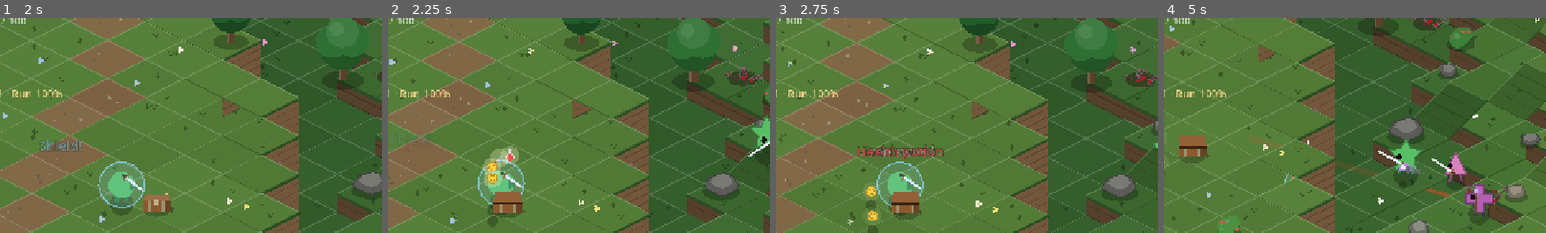
Above: before the commit, frames 1-4 (left to right).
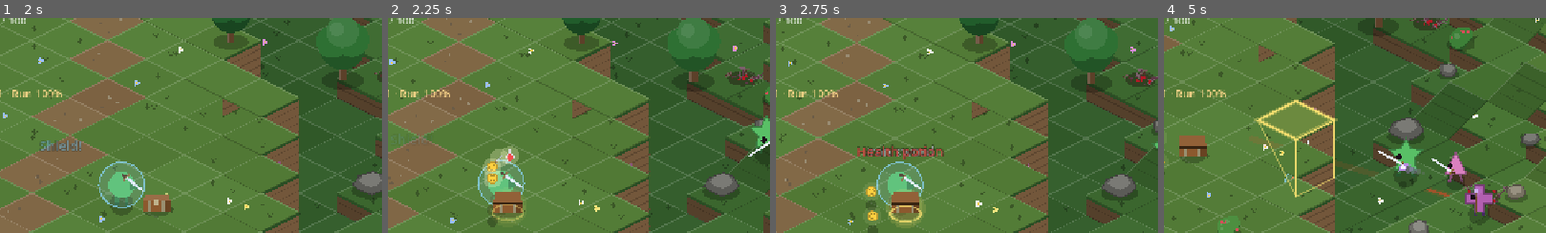
Above: after the commit, the same moments.

Repository: fdamore1984/gobelino-game
Game: Godot game, scene res://scenes/menu.tscn
The game is run twice, just before and just after one commit, with the same random seed, the same clock (stepped at 60 frames per second) and the same inputs.
Inputs (mouse positions are % of the whole screen's width and height, from its top left):
- Up to frame 1 (2 s): click "Start" at 0.5 s; tap Enter (ui_accept) at 1.25 s; move the mouse to (72, 45) at 1.27 s; hold D (move_right) from 1.28 s (still down); tap J (attack) at 1.35 s; click (72, 45) at 1.42 s; tap F (jump) at 1.52 s; tap R (shield) at 1.55 s
- Up to frame 2 (2.25 s): release D (move_right) at 2 s; drag from (30, 55) to (45, 70) at 2.02 s
- Up to frame 3 (2.75 s): no input
- Up to frame 4 (5 s): move the mouse to (60, 28) at 2.77 s; hold D (move_right) 2.78-3.5 s; tap J (attack) at 2.85 s; tap R (shield) at 3.05, 4.55 s; drag from (45, 70) to (20, 35) at 3.52 s; move the mouse to (80, 65) at 4.27 s; hold A (move_left) from 4.28 s (still down); hold L (heavy_attack) from 4.28 s (still down); tap F (jump) at 4.52 s
The pictures show only the part of the screen within x 33-83%, y 9-59%; the shares and areas given below are measured in that part.

Frame 1 is identical in both runs. In frame 2, 0.4% of the frame differs, in the area x 26-36%, y 80-96%; in frame 3, 0.5%; in frame 4, 2.7%, in the area x 23-46%, y 37-84%.

Commit message:
Feedback dell'impatto e delle collisioni
- Colpo a segno: fermo di circa 0,1 s (di più per i colpi potenti e
  carichi), scintilla nel punto di contatto (scripts/hit_spark.gd) e
  spinta all'indietro del nemico un po' più marcata.
- Collisioni: l'ostacolo solido contro cui il giocatore sbatte si illumina
  (bagliore e anello alla base); il blocco di terreno troppo alto da
  salire mostra un contorno luminoso. Dura per tutto il contatto.
- README e pagina itch.io aggiornati.

Co-Authored-By: Claude Opus 5.5 <noreply@anthropic.com>
Claude-Session: https://claude.ai/code/session_01RZiywFjVqLoW3b1UN9Ro6e

Diff:
--- a/scripts/enemy.gd
+++ b/scripts/enemy.gd
@@ -25,7 +25,7 @@
 const SHARD_COUNT := 7
 const LEASH_RANGE := 700.0
 const SEPARATION_RANGE := 60.0
-const KNOCKBACK := 260.0
+const KNOCKBACK := 320.0
 const HEAVY_KNOCKBACK_FACTOR := 1.6
 
 ## Ogni tanto cambia verso di rotazione o fa uno scatto laterale.
--- /dev/null
+++ b/scripts/hit_spark.gd
@@ -0,0 +1,46 @@
+class_name HitSpark
+extends Node2D
+## Scintilla nel punto in cui un colpo raggiunge il nemico: un lampo e dei
+## raggi che si allargano e svaniscono. Segue il tempo di gioco, quindi
+## durante il fermo dell'impatto resta "congelata" sul colpo.
+
+const LIFETIME := 0.22
+const RAYS := 8
+
+## Altezza sullo schermo del punto colpito (terreno + corpo del nemico).
+var lift := 0.0
+var size := 22.0
+var color := Color(1.0, 0.95, 0.7)
+
+var _age := 0.0
+
+
+## Crea la scintilla in at (posizione a terra) alzata di lift.
+static func spawn(parent: Node, at: Vector2, at_lift: float, spark_size: float, spark_color: Color) -> void:
+	var spark := HitSpark.new()
+	spark.position = at
+	spark.lift = at_lift
+	spark.size = spark_size
+	spark.color = spark_color
+	spark.z_index = 10
+	spark.physics_interpolation_mode = Node.PHYSICS_INTERPOLATION_MODE_OFF
+	parent.add_child(spark)
+
+
+func _process(delta: float) -> void:
+	_age += delta
+	if _age >= LIFETIME:
+		queue_free()
+	queue_redraw()
+
+
+func _draw() -> void:
+	var t := _age / LIFETIME
+	var center := Vector2(0, -lift)
+	# Lampo al centro che si spegne subito, raggi che si allungano.
+	draw_circle(center, size * 0.6 * (1.0 - t), Color(1, 1, 1, 0.9 * (1.0 - t)))
+	for i in RAYS:
+		var direction := Vector2.from_angle(TAU * i / RAYS + 0.3)
+		var inner := size * (0.3 + 0.6 * t)
+		var outer := size * ((1.0 if i % 2 == 0 else 0.7) + 0.6 * t)
+		draw_line(center + direction * inner, center + direction * outer, Color(color, 1.0 - t), maxf(4.5 * (1.0 - t), 1.5))
--- a/scripts/obstacle.gd
+++ b/scripts/obstacle.gd
@@ -15,6 +15,10 @@
 var _variant := 0
 var _canopy_alpha := 1.0
 var _opened := false
+## Contatto con il giocatore: per questo tempo l'ostacolo si illumina.
+var _contact := 0.0
+const CONTACT_HOLD := 0.15
+const COLOR_CONTACT := Color(1.0, 0.9, 0.45)
 ## Altezza del terreno sotto l'ostacolo.
 var _lift := 0.0
 
@@ -32,7 +36,19 @@
 	set_process(type_id in ["tree", "totem", "chest"])
 
 
-func _process(_delta: float) -> void:
+## Il giocatore ci sta sbattendo contro: si illumina finché dura il contatto.
+func flash_contact() -> void:
+	_contact = CONTACT_HOLD
+	set_process(true)
+	queue_redraw()
+
+
+func _process(delta: float) -> void:
+	if _contact > 0.0:
+		_contact -= delta
+		queue_redraw()
+		if _contact <= 0.0 and type_id not in ["tree", "totem", "chest"]:
+			set_process(false)
 	if type_id == "totem":
 		queue_redraw()
 		return
@@ -70,6 +86,8 @@
 	var rng := RandomNumberGenerator.new()
 	rng.seed = _variant
 	draw_set_transform(Vector2(0, -_lift))
+	if _contact > 0.0:
+		_draw_contact_glow(false)
 	match type_id:
 		"tree":
 			_draw_tree(rng)
@@ -83,6 +101,8 @@
 			_draw_totem()
 		"chest":
 			_draw_chest()
+	if _contact > 0.0:
+		_draw_contact_glow(true)
 
 
 func _draw_shadow(width: float) -> void:
@@ -232,3 +252,18 @@
 	draw_rect(Rect2(-4.0, -height - 3.0, 8.0, 9.0), metal)
 	var pulse := 0.5 + 0.5 * sin(Time.get_ticks_msec() / 300.0)
 	draw_circle(Vector2(width * 0.7, -height - radius * 0.7), 2.0 + pulse * 1.5, Color(1.0, 0.95, 0.6, 0.6 + 0.4 * pulse))
+
+
+## Bagliore dietro l'ostacolo (front = false) e anello luminoso alla base
+## (front = true) mentre il giocatore ci sbatte contro.
+func _draw_contact_glow(front: bool) -> void:
+	var pulse := 0.6 + 0.4 * sin(Time.get_ticks_msec() / 70.0)
+	var alpha := clampf(_contact / CONTACT_HOLD, 0.0, 1.0) * pulse
+	var height := radius * (2.4 if type_id == "tree" else 1.0)
+	if front:
+		draw_set_transform(Vector2(0, -_lift), 0.0, Vector2(1.0, 0.5))
+		draw_arc(Vector2.ZERO, radius * 1.1 + 6.0, 0.0, TAU, 32, Color(COLOR_CONTACT, alpha), 4.0)
+		draw_set_transform(Vector2(0, -_lift))
+		return
+	for k in 3:
+		draw_circle(Vector2(0, -height * 0.5), radius * (1.0 + 0.25 * k) + 6.0, Color(COLOR_CONTACT, 0.2 * alpha))
--- a/scripts/player.gd
+++ b/scripts/player.gd
@@ -475,6 +475,9 @@
 	var altitude := world.elevation_at(position) + _height
 	position = world.move(position, motion, RADIUS * 0.8, _height, true)
 	ground_elevation = world.elevation_at(position)
+	# Si illumina quello che blocca il movimento: ostacoli toccati e blocchi
+	# di terreno troppo alti da salire.
+	world.highlight_contacts(position, RADIUS * 0.8)
 	# L'altezza dal terreno cambia con il terreno sotto: scendendo da un
 	# gradino si cade, salendo su un blocco si atterra sopra.
 	_height = altitude - ground_elevation
@@ -1025,13 +1028,17 @@
 		if offset.length() <= RADIUS + enemy.radius or absf(facing.angle_to(offset)) <= _attack_arc() / 2.0:
 			enemy.take_damage(damage, offset.normalized(), heavy)
 			landed = true
+			# Scintilla nel punto di contatto, sul lato del nemico rivolto verso di noi.
+			var contact := enemy.global_position - offset.normalized() * enemy.radius * 0.8
+			HitSpark.spawn(get_parent(), contact, enemy.ground_elevation + enemy.radius * 0.9,
+					40.0 if _attack_heavy else 28.0, COLOR_HEAVY if _attack_heavy else COLOR_SLASH)
 	if landed:
 		Sfx.play("hit", global_position, 0.8 if _attack_heavy else 1.0 + 0.1 * (_combo_step - 1))
 		# Vibrazione e un attimo di fermo: si sente il colpo.
 		if _attack_heavy:
-			HitFeedback.hit(get_tree(), 0.6 + 0.4 * _charge, 0.09 + 0.06 * _charge)
+			HitFeedback.hit(get_tree(), 0.6 + 0.4 * _charge, 0.12 + 0.05 * _charge)
 		else:
-			HitFeedback.hit(get_tree(), 0.3 + 0.1 * _combo_step, 0.05)
+			HitFeedback.hit(get_tree(), 0.3 + 0.1 * _combo_step, 0.09)
 
 
 func _draw() -> void:
--- a/scripts/world.gd
+++ b/scripts/world.gd
@@ -76,6 +76,10 @@
 ## Pezzo -> {"view": nodo del terreno, "nodes": ostacoli e blocchi tra i personaggi}.
 var _chunk_views := {}
 var _maintain_timer := 0.0
+## Ultimo rombo troppo alto che ha fermato un movimento (vedi move).
+var _blocking_cell := Vector2i.ZERO
+var _has_blocking_cell := false
+var _wall_glow := WallGlow.new()
 
 
 func _ready() -> void:
@@ -97,6 +101,8 @@
 func _exit_tree() -> void:
 	if current == self:
 		current = null
+	if not _wall_glow.is_inside_tree():
+		_wall_glow.free()
 
 
 func _setup_noise(noise: FastNoiseLite, offset: int, frequency: float, octaves: int) -> void:
@@ -345,6 +351,7 @@
 ## con can_drop. Ci si ferma contro i gradini scivolando lungo il bordo e
 ## si viene spinti fuori dagli ostacoli solidi.
 func move(from: Vector2, motion: Vector2, radius: float, climb := 0.0, can_drop := false) -> Vector2:
+	_has_blocking_cell = false
 	var to := from + motion
 	if not _can_pass(from, to, radius, climb, can_drop):
 		var along_x := from + Vector2(motion.x, 0.0)
@@ -371,6 +378,8 @@
 	for probe: Vector2 in [to, to + ahead]:
 		var height := elevation_at(probe)
 		if height > base + climb + STEP_TOLERANCE:
+			_blocking_cell = cell_at(probe)
+			_has_blocking_cell = true
 			return false
 		if not can_drop and height < base - STEP_TOLERANCE:
 			return false
@@ -386,6 +395,22 @@
 		if offset.length() < minimum:
 			point = obstacle["position"] + (offset.normalized() if offset != Vector2.ZERO else Vector2.DOWN) * minimum
 	return point
+
+
+## Evidenzia ciò che ha appena fermato chi si muove in point: gli ostacoli
+## solidi che tocca e il blocco di terreno troppo alto incontrato
+## dall'ultima chiamata a move. Da chiamare subito dopo move.
+func highlight_contacts(point: Vector2, radius: float) -> void:
+	for obstacle: Dictionary in obstacles_near(point):
+		if obstacle["solid"] and point.distance_to(obstacle["position"]) <= radius + obstacle["collision"] + 1.5:
+			var node: Obstacle = obstacle.get("node")
+			if is_instance_valid(node):
+				node.flash_contact()
+	if _has_blocking_cell and entities:
+		if not _wall_glow.is_inside_tree():
+			_wall_glow.world = self
+			entities.add_child(_wall_glow)
+		_wall_glow.flash(_blocking_cell)
 
 
 ## Ostacoli dei pezzi di mondo attorno al punto.
@@ -585,6 +610,7 @@
 		for data: Dictionary in _obstacles_of(chunk):
 			var obstacle := Obstacle.new()
 			obstacle.setup(data, _arena["totem"] if data["type"] == "totem" else _obstacle_types[data["type"]])
+			data["node"] = obstacle
 			entities.add_child(obstacle)
 			nodes.append(obstacle)
 		for i in CHUNK_CELLS:
@@ -776,3 +802,61 @@
 
 	func _draw() -> void:
 		world.draw_cell(self, cell, -position)
+
+
+## Contorno luminoso del blocco di terreno che ferma il giocatore (troppo
+## alto da salire): faccia superiore e pareti davanti, finché dura il
+## contatto e poi per un attimo.
+class WallGlow:
+	extends Node2D
+
+	const HOLD := 0.15
+	const COLOR := Color(1.0, 0.9, 0.45)
+
+	var world: World
+	var cell := Vector2i.ZERO
+	var _time := 0.0
+
+	func _ready() -> void:
+		z_index = 1
+		physics_interpolation_mode = Node.PHYSICS_INTERPOLATION_MODE_OFF
+
+	func flash(blocking: Vector2i) -> void:
+		if blocking != cell:
+			cell = blocking
+		_time = HOLD
+		visible = true
+		queue_redraw()
+
+	func _process(delta: float) -> void:
+		if _time <= 0.0:
+			visible = false
+			return
+		_time -= delta
+		queue_redraw()
+
+	func _draw() -> void:
+		var corners := World.cell_corners(cell)
+		var top := PackedVector2Array()
+		var bottom := PackedVector2Array()
+		# Vertici della faccia superiore e, sotto, il terreno dei vicini davanti.
+		var below := [
+			world.corner_height(cell + Vector2i(-1, 0), 1), world.corner_height(cell + Vector2i(1, 0), 0),
+			world.corner_height(cell + Vector2i(1, 0), 3), world.corner_height(cell + Vector2i(0, 1), 0),
+		]
+		for k in 4:
+			var height := world.corner_height(cell, k)
+			top.append(corners[k] - Vector2(0, height))
+			bottom.append(corners[k] - Vector2(0, minf(below[k], height)))
+		var pulse := 0.6 + 0.4 * sin(Time.get_ticks_msec() / 70.0)
+		var alpha := clampf(_time / HOLD, 0.0, 1.0) * pulse
+		var outline := top.duplicate()
+		outline.append(top[0])
+		draw_colored_polygon(top, Color(COLOR, 0.18 * alpha))
+		draw_polyline(outline, Color(COLOR, 0.35 * alpha), 8.0)
+		draw_polyline(outline, Color(COLOR, alpha), 3.0)
+		# Spigoli verticali delle pareti davanti (destra, basso, sinistra).
+		for k in [1, 2, 3]:
+			if top[k].y < bottom[k].y - 1.0:
+				draw_line(top[k], bottom[k], Color(COLOR, alpha), 3.0)
+		draw_polyline(PackedVector2Array([bottom[1], bottom[2], bottom[3]]), Color(COLOR, 0.6 * alpha), 2.0)
Not shown, added: scripts/hit_spark.gd.uid
Not shown, changed: README.md
Not shown, changed: store/itch/README.md
